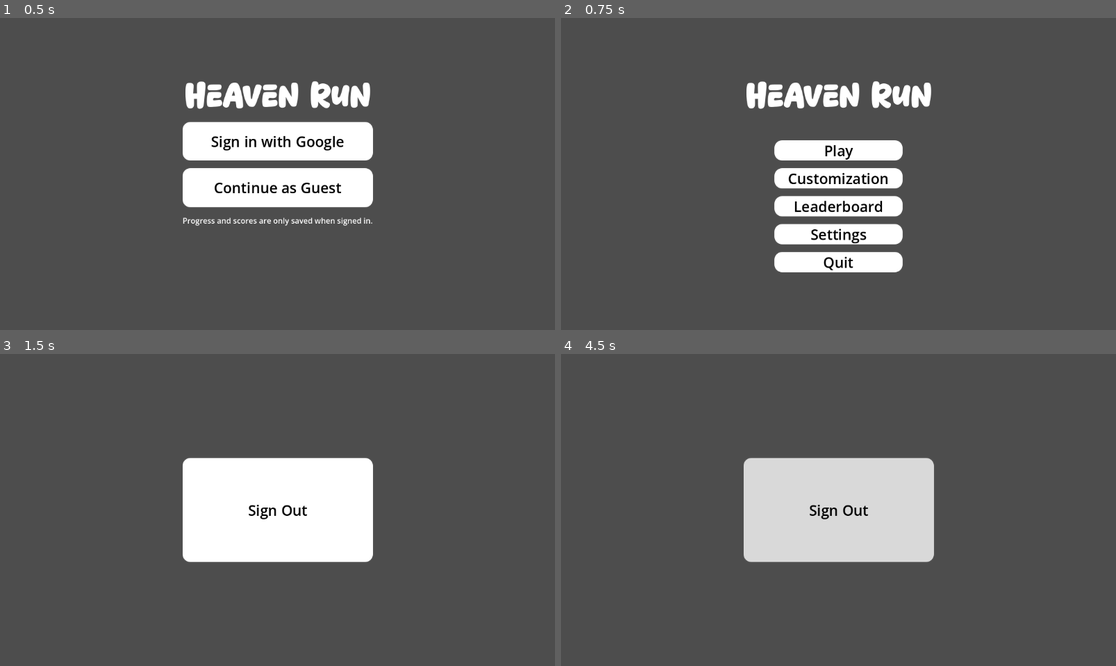
Above: before the commit, frames 1-4 (two rows, left to right).
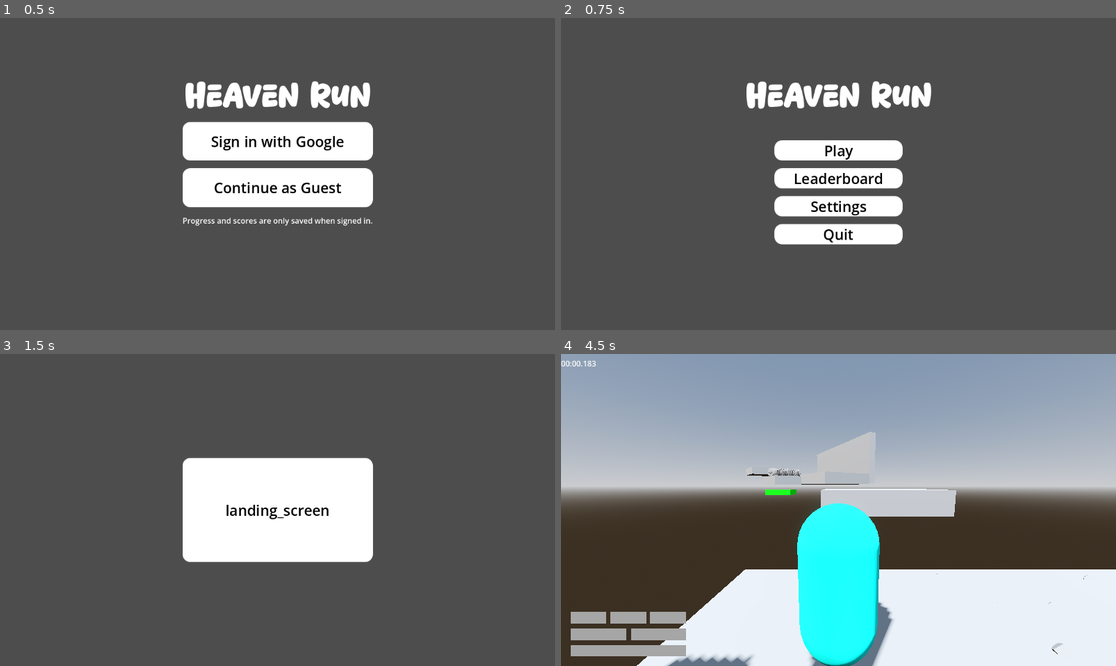
Above: after the commit, the same moments.

Repository: jpvds1/DDJD
Game: Godot game, scene res://scenes/game_controller.tscn
The game is run twice, just before and just after one commit, with the same random seed, the same clock (stepped at 60 frames per second) and the same inputs. The engine's default icon, where the game draws it, is replaced by a stand-in: a white triangle on a blue panel in a dark square.
Inputs (mouse positions are in pixels of both pictures, inside the frame that each line leads up to):
- Up to frame 1 (0.5 s): no input
- Up to frame 2 (0.75 s): click "Continue as Guest" at 0.5 s
- Up to frame 3 (1.5 s): click "Settings" at 1.25 s
- Up to frame 4 (4.5 s): click "Sign Out" (after the commit: "landing_screen") at 2 s; click (838, 522) at 2.75 s, where only the run after the commit has a clickable "Continue as Guest"; click (838, 485) at 3.5 s, where only the run after the commit has a clickable "Play"; click (838, 475) at 4.25 s, where only the run after the commit has a clickable "LEVEL 1"

Frame 1 is identical in both runs. In frame 2, 2.4% of the frame differs, in the area x 38-62%, y 49-82%; in frame 3, 0.3%; in frame 4, 95%, in the area x 0-100%, y 0-100%.

Commit message:
feat: customization / signout only when logged in

Diff:
--- a/platformer-game/scenes/ui/settings_menu.tscn
+++ b/platformer-game/scenes/ui/settings_menu.tscn
@@ -1,6 +1,6 @@
 [gd_scene format=3 uid="uid://b1lqmi6hqsml4"]
 
-[ext_resource type="Script" uid="uid://ctaomorvrufnv" path="res://scripts/ui/settings.gd" id="1_qwcqe"]
+[ext_resource type="Script" uid="uid://cr6f7c1hekfii" path="res://scripts/ui/settings_menu.gd" id="1_qwcqe"]
 
 [sub_resource type="StyleBoxFlat" id="StyleBoxFlat_mhswj"]
 bg_color = Color(1, 1, 1, 1)
@@ -31,6 +31,26 @@
 
 [sub_resource type="StyleBoxEmpty" id="StyleBoxEmpty_yu862"]
 
+[sub_resource type="GDScript" id="GDScript_mhswj"]
+script/source = "extends Button
+
+
+# Called when the node enters the scene tree for the first time.
+func _ready() -> void:
+	pass # Replace with function body.
+
+
+# Called every frame. 'delta' is the elapsed time since the previous frame.
+func _process(delta: float) -> void:
+	pass
+
+
+func _on_pressed() -> void:
+	if Supabase.is_logged_in():
+		await Supabase.sign_out()
+		Global.game_controller.change_GUI_scene(\"res://scenes/ui/landing_screen.tscn\")
+"
+
 [node name="SettingsMenu" type="Control" unique_id=1226383983]
 layout_mode = 3
 anchors_preset = 15
@@ -38,6 +58,7 @@
 anchor_bottom = 1.0
 grow_horizontal = 2
 grow_vertical = 2
+script = ExtResource("1_qwcqe")
 
 [node name="VBoxContainer2" type="VBoxContainer" parent="." unique_id=454190436]
 layout_mode = 1
@@ -68,6 +89,7 @@
 theme_override_styles/hover = SubResource("StyleBoxFlat_0b1cv")
 theme_override_styles/focus = SubResource("StyleBoxEmpty_yu862")
 text = "Sign Out"
-script = ExtResource("1_qwcqe")
+script = SubResource("GDScript_mhswj")
 
+[connection signal="pressed" from="VBoxContainer2/SignOut" to="." method="_on_sign_out_pressed"]
 [connection signal="pressed" from="VBoxContainer2/SignOut" to="VBoxContainer2/SignOut" method="_on_pressed"]
--- a/platformer-game/scripts/ui/main_menu.gd
+++ b/platformer-game/scripts/ui/main_menu.gd
@@ -1,7 +1,10 @@
 extends Control
 
+@onready var customization: Button = $VBoxContainer2/Customization
+
 func _ready() -> void:
-	pass
+	if !Supabase.is_logged_in():
+		customization.visible = false
 
 func _on_play_pressed() -> void:
 	Global.game_controller.change_GUI_scene("res://scenes/ui/levels_menu.tscn")
--- a/platformer-game/scripts/ui/settings.gd
+++ b/platformer-game/scripts/ui/settings_menu.gd
@@ -1,17 +1,20 @@
-extends Button
+extends Control
 
+@onready var sign_out: Button = $VBoxContainer2/SignOut
 
 # Called when the node enters the scene tree for the first time.
 func _ready() -> void:
-	pass # Replace with function body.
-
+	if !Supabase.is_logged_in():
+		sign_out.text = "landing_screen"
 
 # Called every frame. 'delta' is the elapsed time since the previous frame.
 func _process(delta: float) -> void:
 	pass
 
 
-func _on_pressed() -> void:
+
+func _on_sign_out_pressed() -> void:
 	if Supabase.is_logged_in():
 		await Supabase.sign_out()
-		Global.game_controller.change_GUI_scene("res://scenes/ui/landing_screen.tscn")
+
+	Global.game_controller.change_GUI_scene("res://scenes/ui/landing_screen.tscn")
Not shown, removed: platformer-game/scripts/ui/settings.gd.uid
Not shown, added: platformer-game/scripts/ui/settings_menu.gd.uid
